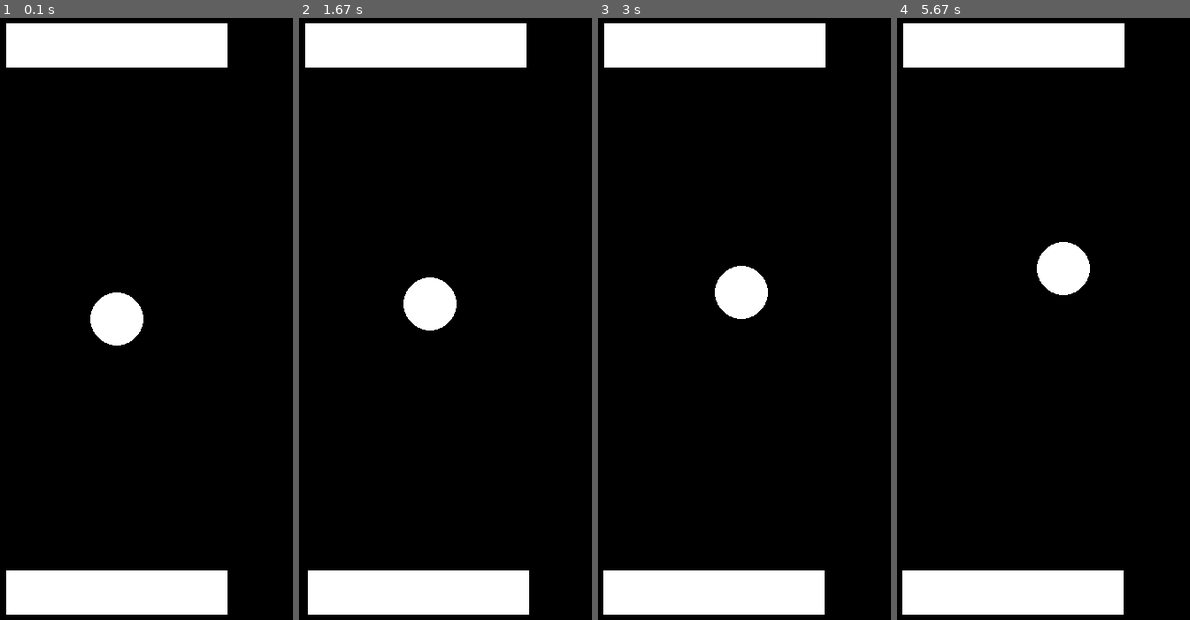
Above: before the commit, frames 1-4 (left to right).
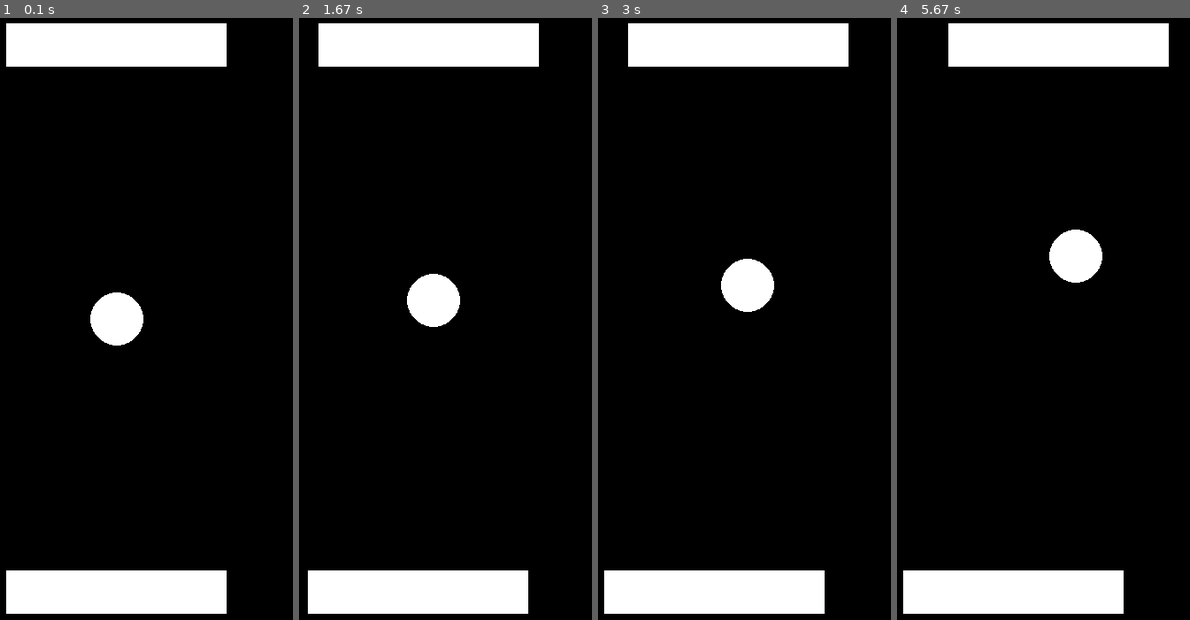
Above: after the commit, the same moments.

Repository: DiogoBotton/Python_Learn
Game: pygame game, started from Pong/pong.py
Two runs of this game, one before a commit and one after it. Both use one fixed random seed, a clock stepped at 60 frames per second and the inputs below.
Inputs:
- Up to frame 1 (0.1 s): no input
- Up to frame 2 (1.67 s): hold Right 0.33-0.8 s; hold Left from 1.33 s (still down)
- Up to frame 3 (3 s): release Left at 1.87 s
- Up to frame 4 (5.67 s): no input

The runs differ from the first frame. In frame 1, 0.3% of the frame differs, in the area x 2-78%, y 0-100%; in frame 2, 1.2%; in frame 3, 2.0%; in frame 4, 3.5%, in the area x 1-93%, y 0-100%.

Commit message:
colisoes laterais, mas ainda não funcionando perfeitamente

Diff:
--- a/Pong/classes/retangulo.py
+++ b/Pong/classes/retangulo.py
@@ -4,11 +4,11 @@
         self.height = height
         self.x = x
         self.y = y
-        self.position = position #'top' or 'left'
+        self.position = position #'top' or 'bottom'
         self.velx = 0
 
     def Att_Pos(self, x):
         self.x = x
 
-    def Att_Vel_XY(self, velx):
+    def Att_Vel_X(self, velx):
         self.velx = velx
--- a/Pong/pong.py
+++ b/Pong/pong.py
@@ -16,10 +16,13 @@
 time_player = time.time()
 fps = 60
 WHITE = (255,255,255)
-rectangle_dimensions = (250, 50) #width, height
-velXY_circle = 200
+rectangle_dimensions = (249, 49) #width, height
+velXY_circle = 250
 global initialize
 initialize = False
+global pontuou
+pontuou = False
+velX_rectangle = 180
 
 global score
 score = (0,0) # (player, oponent)
@@ -30,6 +33,7 @@
 clock = pygame.time.Clock()
 fonte = pygame.font.SysFont('roboto', 40, True, True)
 
+global circle
 player = Retangulo(rectangle_dimensions[0], rectangle_dimensions[1], (screenWidth / 2) - (rectangle_dimensions[0] / 2), screenHeight - 100, "bottom")
 oponent = Retangulo(rectangle_dimensions[0], rectangle_dimensions[1], (screenWidth / 2) - (rectangle_dimensions[0] / 2), 50, "top")
 circle = Circulo(raio_circulo, screenWidth / 2, screenHeight / 2)
@@ -50,7 +54,7 @@
     value = randint(1, 100)
     value2 = randint(1, 100)
 
-    if(value > 80):
+    if(value > 50):
         velx = velXY_circle if value2 < 60 else -velXY_circle
         vely = velXY_circle if value2 > 60 else -velXY_circle
     else:
@@ -74,23 +78,34 @@
             bolinha.Att_Vel_XY(0, 0)
 
         global score
-        if (bolinha.y + raio_circulo) >= screenHeight:
+        global pontuou
+        if (bolinha.y + raio_circulo) >= screenHeight and not pontuou:
             score = (score[0],score[1] +1)
+            pontuou = True
             print("Oponente Pontuou")
-        elif (bolinha.y + raio_circulo) <= (0 + raio_circulo*2):
+        elif (bolinha.y + raio_circulo) <= (0 + raio_circulo*2) and not pontuou:
             score = (score[0] +1, score[1])
+            pontuou = True
             print("Player Pontuou")
 
         # Colisão com retângulos
         for r in rectangles:
-            if(r.position.lower() == 'bottom'):
-                  #                                         Eixo Y                                                    ///                                              Eixo X
-                if((bolinha.y + raio_circulo) >= r.y and (bolinha.y + raio_circulo) <= r.y + rectangle_dimensions[1]) and (bolinha.x + raio_circulo) >= r.x and (bolinha.x - raio_circulo) <= r.x + rectangle_dimensions[0]:
+              # Colisão cima e baixo                    Eixo Y                                                    ///                                              Eixo X
+            if((bolinha.y + raio_circulo) >= r.y and (bolinha.y + raio_circulo) <= r.y + rectangle_dimensions[1]) and (bolinha.x + raio_circulo) >= r.x and (bolinha.x - raio_circulo) <= r.x + rectangle_dimensions[0]:
+                if r.position == "bottom":
                     bolinha.Att_Vel_XY(bolinha.velx, -bolinha.vely)
-            else:
-                  #                                         Eixo Y                                                    ///                                              Eixo X
-                if((bolinha.y - raio_circulo) >= r.y and (bolinha.y - raio_circulo) <= r.y + rectangle_dimensions[1]) and (bolinha.x + raio_circulo) >= r.x and (bolinha.x - raio_circulo) <= r.x + rectangle_dimensions[0]:
+                    #print('colidiu cima')
+              #                                         Eixo Y                                                    ///                                              Eixo X
+            elif((bolinha.y - raio_circulo) >= r.y and (bolinha.y - raio_circulo) <= r.y + rectangle_dimensions[1]) and (bolinha.x + raio_circulo) >= r.x and (bolinha.x - raio_circulo) <= r.x + rectangle_dimensions[0]:
+                if r.position == "top":
                     bolinha.Att_Vel_XY(bolinha.velx, -bolinha.vely)
+                    #print('colidiu baixo')
+              # Colisão com as laterais                 Eixo X                                                    ///                                              Eixo Y
+            '''
+            elif((bolinha.x + raio_circulo) >= r.x and (bolinha.x - raio_circulo) <= r.x + rectangle_dimensions[0] and (bolinha.y + raio_circulo) >= r.y and (bolinha.y - raio_circulo) <= r.y + rectangle_dimensions[1]):
+                bolinha.Att_Vel_XY(-bolinha.velx, bolinha.vely)
+                print('colidiu lado')
+            '''
 
     # Função com tipagem de parâmetro
     def Att_Pos_Rect(self, rects: List[Retangulo]):
@@ -122,12 +137,26 @@
         if(ball.velx != 0 or ball.vely != 0):
             ball.Att_Pos(ball_x, ball_y)
 
+    def AI_Oponent(self, oponent: Retangulo, ball: Circulo):
+        oponent_x = oponent.x + (rectangle_dimensions[0] / 2)
+        limite_tela = ((oponent.x + rectangle_dimensions[0]) <= screenWidth, (oponent.x + rectangle_dimensions[0]) >= rectangle_dimensions[0])
+
+        if ball.x > oponent_x and limite_tela[0] and ball.velx != 0:
+            oponent_x = 180
+        elif ball.x < oponent_x and limite_tela[1] and ball.velx != 0:
+            oponent_x = -180
+        else:
+            oponent_x = 0
+
+        oponent.Att_Vel_X(oponent_x)
+
     def run(self):
         while True:
             clock.tick(fps)
             self.Att_Pos_Rect(rectangles)
             self.Att_Pos_Ball(circle)
             self.detectar_colisao_bolinha(circle)
+            self.AI_Oponent(oponent, circle)
 
 def main():
     worker = Att_Pos_Worker()
@@ -143,9 +172,9 @@
                 sys.exit()
 
         if(pygame.key.get_pressed()[K_RIGHT]):
-            player.velx = 200
+            player.velx = velX_rectangle
         elif(pygame.key.get_pressed()[K_LEFT]):
-            player.velx = -200
+            player.velx = -velX_rectangle
         else:
             player.velx = 0
 
@@ -159,6 +188,7 @@
 
         if not initialize:
             RolarDados_Inicio()
+            oponent.Att_Vel_X(velX_rectangle)
 
         pygame.display.update()
 
